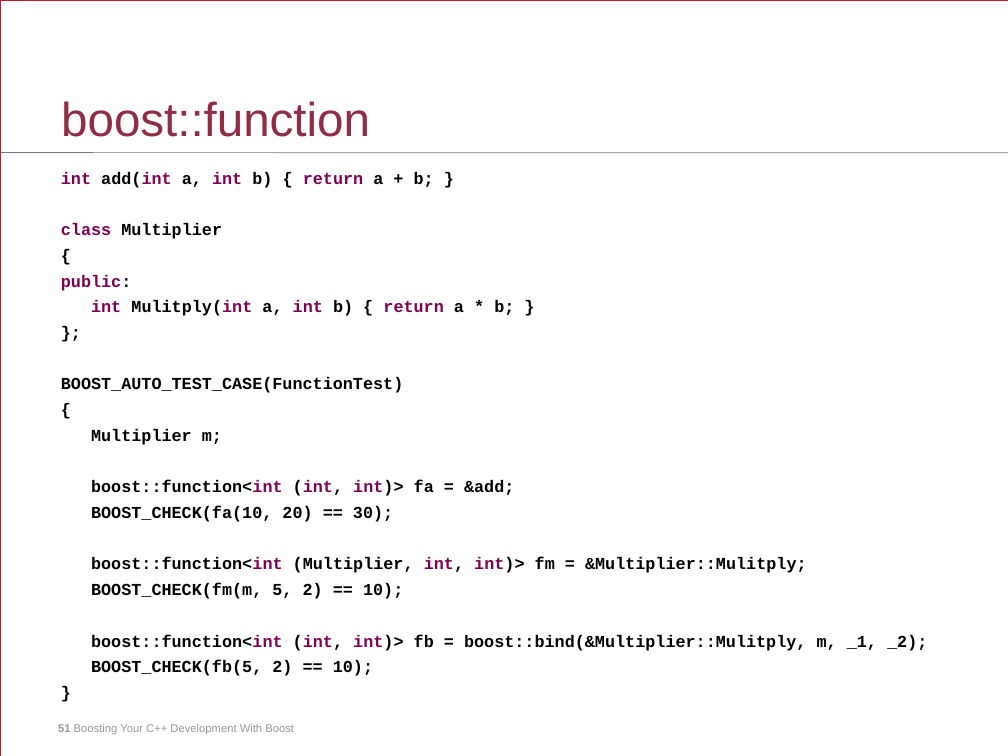
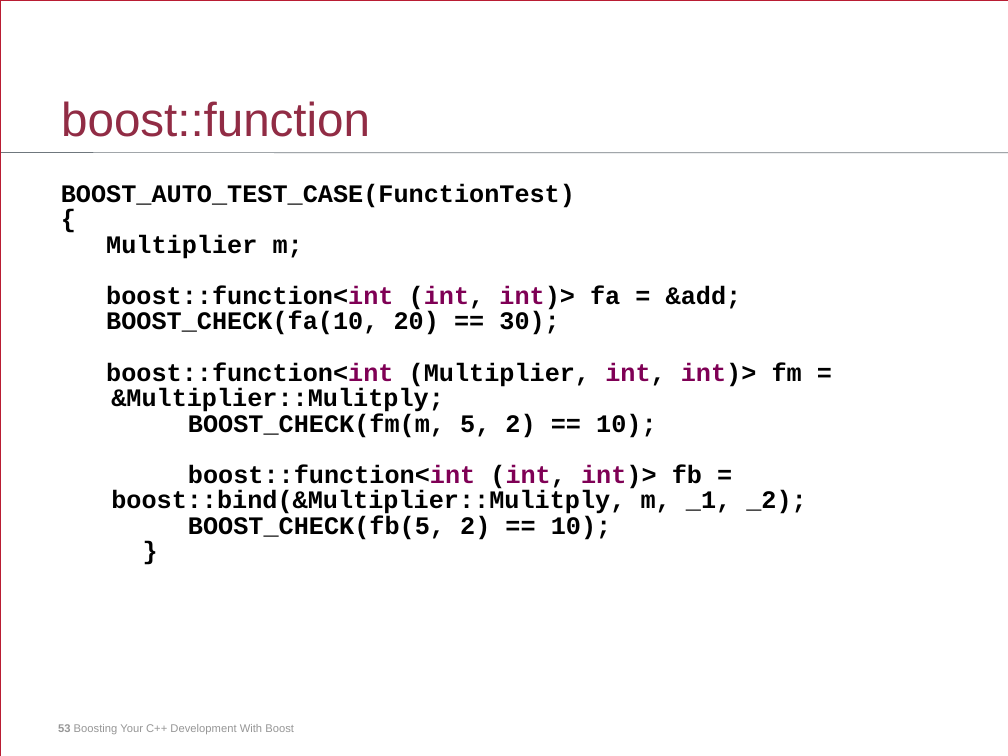
Before and after one commit to jurberg/boost-presentation, a slide deck: slide 53 of boost-presentation.ppt (slide 51 before the commit). Drawn at 1008x756 pixels with LibreOffice and Linux fonts; fonts in the diff are those of the drawing. Boxes give left, top, right and bottom in pixels: in the first picture for what was removed or moved away, otherwise in the second. Text is boxed around its words. In the diff, an @@ line names an element or a change of style, - is before the commit and + after.

```diff
--- a/boost-presentation.ppt
+++ b/boost-presentation.ppt
@@ text at (61,172,514,316): paragraphs removed @@
-int add(int a, int b) { return a + b; }
-class Multiplier
-{
-public:
-int Mulitply(int a, int b) { return a * b; }
-};
@@ text "BOOST_AUTO_TEST_CASE(FunctionTest)": place and size @@
-text "BOOST_AUTO_TEST_CASE(FunctionTest)" at (61,172,927,676)
+text "BOOST_AUTO_TEST_CASE(FunctionTest)" at (61,183,806,540)
@@ text at (61,183,742,540): size 12 to 18 pt in "BOOST_AUTO_TEST_CASE(FunctionTest)", "{", "Multiplier m;", "boost::function<int (int, int)> fa = &add;" and 4 more places; line spacing 10.9pt to 10.7pt @@
@@ text at (106,362,802,415): text changed; size 12 to 18 pt @@
-boost::function<int (Multiplier, int, int)> fm = &Multiplier::Mulitply;
+boost::function<int (Multiplier, int, int)> fm =
+  &Multiplier::Mulitply;
@@ text at (111,464,806,517): text changed; size 12 to 18 pt @@
-boost::function<int (int, int)> fb = boost::bind(&Multiplier::Mulitply, m, _1, _2);
+boost::function<int (int, int)> fb =
+  boost::bind(&Multiplier::Mulitply, m, _1, _2);
@@ text at (58,724,294,734): text changed @@
-51 Boosting Your C++ Development With Boost
+53 Boosting Your C++ Development With Boost
```
Also in this commit, not shown: 79 other slides changed, 6 slides added, 3 slides removed, 1 other file.
